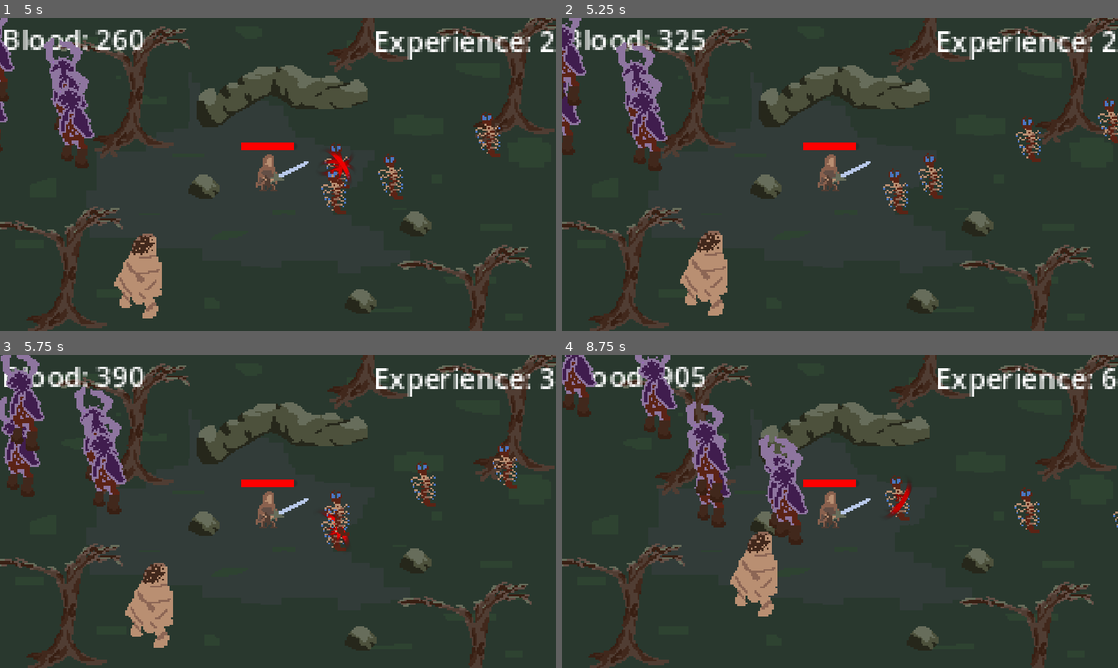
Above: before the commit, frames 1-4 (two rows, left to right).
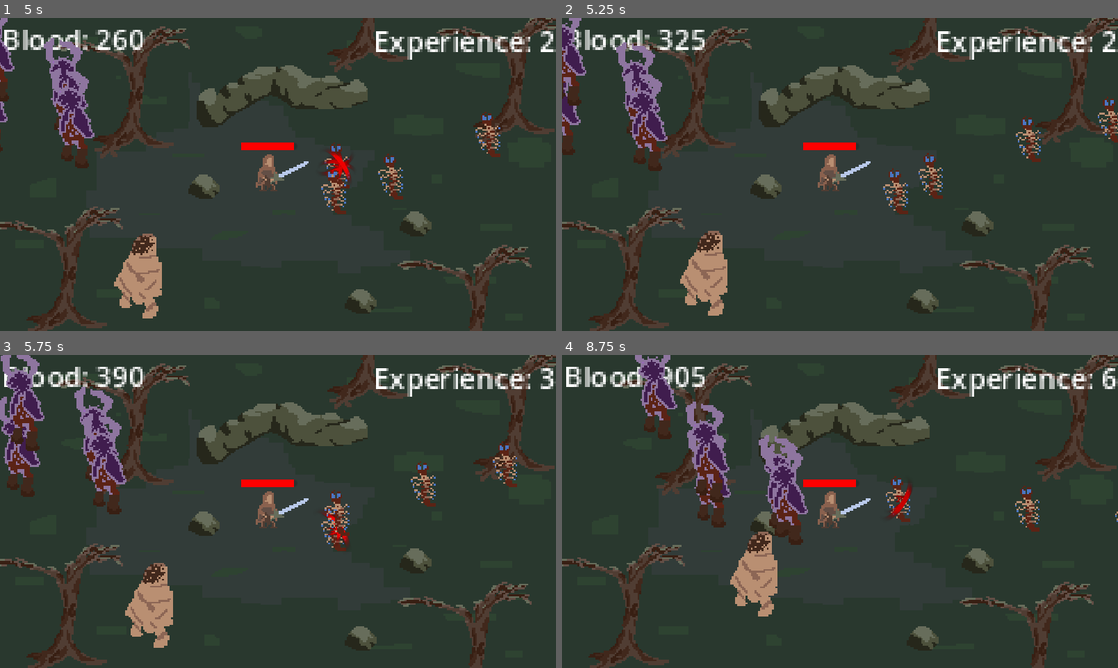
Above: after the commit, the same moments.

Repository: MrTrupen/vampires_idle
Game: Godot game, scene res://Scenes/main_scene.tscn
Two runs of this game, one before a commit and one after it. Both use one fixed random seed, a clock stepped at 60 frames per second and the inputs below.
Inputs:
- Up to frame 1 (5 s): no input
- Up to frame 2 (5.25 s): no input
- Up to frame 3 (5.75 s): no input
- Up to frame 4 (8.75 s): no input

Frame 1 is identical in both runs. In frame 2, 0.1% of the frame differs, in the area x 96-100%, y 25-40%; in frame 3, 0.2%; in frame 4, 1.2%, in the area x 0-100%, y 0-57%.

Commit message:
Fixed spawn limit and experience

Diff:
--- a/Resources/bug.tres
+++ b/Resources/bug.tres
@@ -9,6 +9,7 @@
 sprite = ExtResource("1_0u472")
 movement_speed = 50
 health = 100
+experience = 1
 damage = 65
 attack_cooldown = 1.0
 respawn_cooldown = 1.0
--- a/Resources/deer.tres
+++ b/Resources/deer.tres
@@ -9,6 +9,7 @@
 sprite = ExtResource("2_4psny")
 movement_speed = 25
 health = 250
+experience = 10
 damage = 125
 attack_cooldown = 2.0
 respawn_cooldown = 1.0
--- a/Resources/flesh_golem.tres
+++ b/Resources/flesh_golem.tres
@@ -9,7 +9,8 @@
 sprite = ExtResource("2_dir6p")
 movement_speed = 10
 health = 5000
+experience = 100
 damage = 200
 attack_cooldown = 5.0
-respawn_cooldown = 25.0
+respawn_cooldown = 1.0
 monsters_spawn_limit = 1
--- a/Resources/scythe_rider.tres
+++ b/Resources/scythe_rider.tres
@@ -9,6 +9,7 @@
 sprite = ExtResource("2_1ynmm")
 movement_speed = 75
 health = 100
+experience = 1000
 damage = 25
 attack_cooldown = 0.25
 respawn_cooldown = 10.0
--- a/Scripts/spawner.gd
+++ b/Scripts/spawner.gd
@@ -20,7 +20,7 @@
 func _physics_process(_delta):
 	if (
 		spawn_timer <= 0
-		and MainManager.alive_enemies[monster_data.name] <= monster_data.monsters_spawn_limit
+		and MainManager.alive_enemies[monster_data.name] < monster_data.monsters_spawn_limit
 	):
 		spawn_timer = monster_data.respawn_cooldown * 60
 		var monster: Area2D = Monster.new_enemy(monster_data, monster_template)
